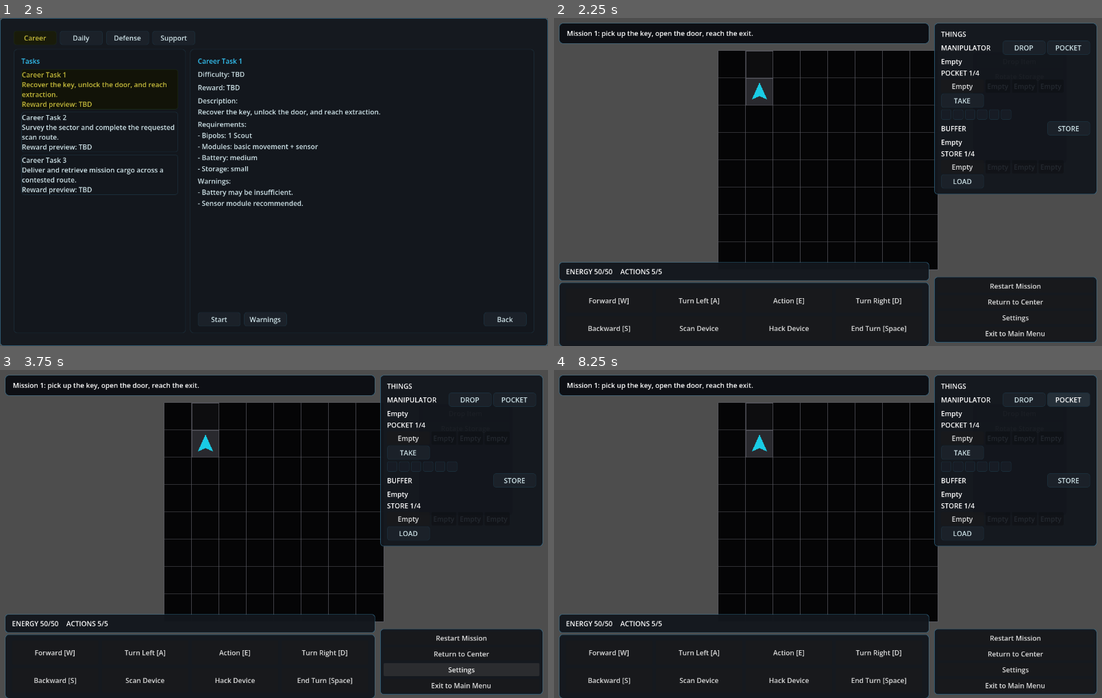
Above: before the commit, frames 1-4 (two rows, left to right).
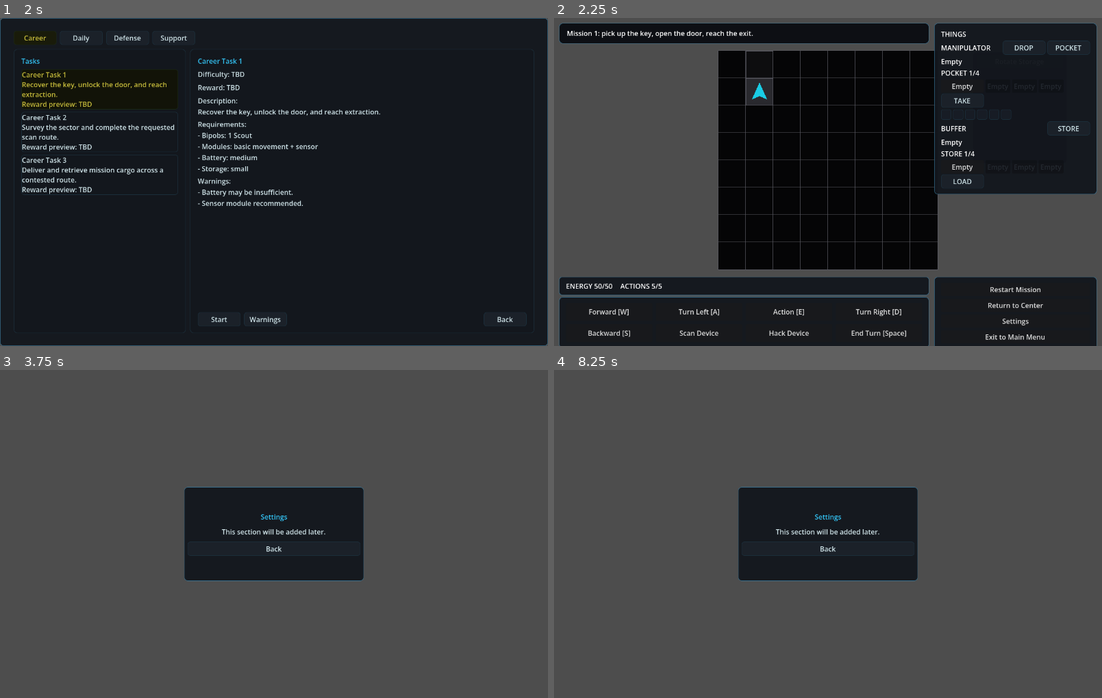
Above: after the commit, the same moments.

Repository: JUSTConnect/bibop
Game: Godot game, scene res://scenes/main.tscn
Same seed, same stepped clock (60 frames per second), same inputs: the game is played once before the commit and once after it.
Inputs (mouse positions are in pixels of both pictures, inside the frame that each line leads up to):
- Up to frame 1 (2 s): click "Играть" at 0.5 s; click "TSK" at 1.25 s
- Up to frame 2 (2.25 s): click "Start" at 2 s
- Up to frame 3 (3.75 s): click (465, 412) at 2.75 s, where only the run before the commit has a clickable "Drop Item"; click "Settings" at 3.5 s
- Up to frame 4 (8.25 s): click (1014, 638) at 4.25 s, where only the run before the commit has a clickable "Restart Mission"; click (1014, 638) at 5 s, where only the run before the commit has a clickable "Restart Mission"; click (1014, 638) at 5.75 s, where only the run before the commit has a clickable "Restart Mission"; click (1019, 429) at 6.5 s, where only the run before the commit has a clickable "Rotate Storage"; click (1025, 399) at 7.25 s, where only the run before the commit has a clickable "DROP"; click (1069, 399) at 8 s, where only the run before the commit has a clickable "POCKET"

Frame 1 is identical in both runs. In frame 2, 5.7% of the frame differs, in the area x 0-100%, y 74-100%; in frame 3, 67%; in frame 4, 67%, in the area x 0-100%, y 1-100%.

Commit message:
Fix runtime HUD mission column layout and button handlers

Diff:
--- a/scripts/ui/game_ui.gd
+++ b/scripts/ui/game_ui.gd
@@ -3151,10 +3151,11 @@
 
 	var margin: float = _get_runtime_margin()
 	var top_panel_height: float = _get_runtime_top_panel_height()
-	var bottom_panel_height: float = _get_runtime_bottom_panel_height()
+	var bottom_area_height: float = _get_runtime_bottom_panel_height()
 	var sidebar_width: float = _get_runtime_sidebar_width()
 	var viewport: Vector2 = _get_viewport_size()
 	var stats_height: float = 34.0
+	var bottom_y: float = viewport.y - bottom_area_height - margin
 
 	var objective_panel := PanelContainer.new()
 	objective_panel.name = "ObjectivePanel"
@@ -3199,8 +3200,8 @@
 
 	var bottom_left_vbox := VBoxContainer.new()
 	bottom_left_vbox.name = "RuntimeBottomLeft"
-	bottom_left_vbox.position = Vector2(margin, viewport.y - bottom_panel_height - stats_height - margin)
-	bottom_left_vbox.size = Vector2(maxf(viewport.x - sidebar_width - margin * 3.0, 200.0), bottom_panel_height + stats_height)
+	bottom_left_vbox.position = Vector2(margin, bottom_y)
+	bottom_left_vbox.size = Vector2(maxf(viewport.x - sidebar_width - margin * 3.0, 200.0), bottom_area_height)
 	bottom_left_vbox.add_theme_constant_override("separation", 4)
 	root.add_child(bottom_left_vbox)
 
@@ -3209,13 +3210,13 @@
 
 	var controls_panel := _create_runtime_controls_panel()
 	controls_panel.size_flags_horizontal = Control.SIZE_EXPAND_FILL
-	controls_panel.custom_minimum_size = Vector2(0, bottom_panel_height)
+	controls_panel.custom_minimum_size = Vector2(0, maxf(bottom_area_height - stats_height - 4.0, 88.0))
 	controls_panel.add_theme_stylebox_override("panel", _make_panel_style(UI_COLOR_PANEL, UI_COLOR_BORDER, 1, 8))
 	bottom_left_vbox.add_child(controls_panel)
 
 	var mission_panel: PanelContainer = _create_runtime_mission_panel()
-	mission_panel.position = Vector2(viewport.x - sidebar_width - margin, viewport.y - bottom_panel_height - margin)
-	mission_panel.size = Vector2(sidebar_width, bottom_panel_height)
+	mission_panel.position = Vector2(viewport.x - sidebar_width - margin, bottom_y)
+	mission_panel.size = Vector2(sidebar_width, bottom_area_height)
 	root.add_child(mission_panel)
 
 
@@ -3334,24 +3335,34 @@
 	panel.name = "RuntimeMissionPanel"
 	panel.visible = true
 	panel.add_theme_stylebox_override("panel", _make_panel_style(UI_COLOR_PANEL, UI_COLOR_BORDER, 1, 8))
+	var margin := MarginContainer.new()
+	margin.add_theme_constant_override("margin_left", 8)
+	margin.add_theme_constant_override("margin_top", 8)
+	margin.add_theme_constant_override("margin_right", 8)
+	margin.add_theme_constant_override("margin_bottom", 8)
+	panel.add_child(margin)
 	var vbox := VBoxContainer.new()
 	vbox.add_theme_constant_override("separation", 6)
-	vbox.add_theme_constant_override("margin_left", 8)
-	vbox.add_theme_constant_override("margin_top", 8)
-	vbox.add_theme_constant_override("margin_right", 8)
-	vbox.add_theme_constant_override("margin_bottom", 8)
-	panel.add_child(vbox)
+	margin.add_child(vbox)
 	if restart_mission_button != null:
 		restart_mission_button.text = "Restart Mission"
+		restart_mission_button.custom_minimum_size = Vector2(0, 30)
+		restart_mission_button.size_flags_vertical = Control.SIZE_EXPAND_FILL
 		_safe_reparent_control(restart_mission_button, vbox)
 	if return_to_box_button != null:
 		return_to_box_button.text = "Return to Center"
+		return_to_box_button.custom_minimum_size = Vector2(0, 30)
+		return_to_box_button.size_flags_vertical = Control.SIZE_EXPAND_FILL
 		_safe_reparent_control(return_to_box_button, vbox)
 	if settings_button != null:
 		settings_button.text = "Settings"
+		settings_button.custom_minimum_size = Vector2(0, 30)
+		settings_button.size_flags_vertical = Control.SIZE_EXPAND_FILL
 		_safe_reparent_control(settings_button, vbox)
 	if exit_main_menu_button != null:
 		exit_main_menu_button.text = "Exit to Main Menu"
+		exit_main_menu_button.custom_minimum_size = Vector2(0, 30)
+		exit_main_menu_button.size_flags_vertical = Control.SIZE_EXPAND_FILL
 		_safe_reparent_control(exit_main_menu_button, vbox)
 	return panel
 
@@ -3558,11 +3569,6 @@
 	if end_turn_button != null:
 		end_turn_button.focus_mode = Control.FOCUS_NONE
 
-	drop_item_button = Button.new()
-	drop_item_button.name = "DropItemButton"
-	drop_item_button.text = "Drop Item"
-	drop_item_button.focus_mode = Control.FOCUS_NONE
-
 	rotate_storage_button = Button.new()
 	rotate_storage_button.name = "RotateStorageButton"
 	rotate_storage_button.text = "Rotate Storage"
@@ -3576,8 +3582,6 @@
 	if command_panel != null:
 		command_list = command_panel.get_node_or_null("CommandList")
 	if command_list != null:
-		command_list.add_child(drop_item_button)
-		drop_item_button.pressed.connect(_on_drop_item_button_pressed)
 		command_list.add_child(rotate_storage_button)
 		rotate_storage_button.pressed.connect(_on_rotate_storage_button_pressed)
 		command_list.add_child(scan_device_button)
@@ -3604,13 +3608,13 @@
 		settings_button.name = "SettingsButton"
 		settings_button.text = "Settings"
 		settings_button.focus_mode = Control.FOCUS_NONE
-		settings_button.pressed.connect(func() -> void: show_hint("Settings are not available yet."))
+		settings_button.pressed.connect(_on_runtime_settings_pressed)
 		command_list.add_child(settings_button)
 		exit_main_menu_button = Button.new()
 		exit_main_menu_button.name = "ExitMainMenuButton"
 		exit_main_menu_button.text = "Exit to Main Menu"
 		exit_main_menu_button.focus_mode = Control.FOCUS_NONE
-		exit_main_menu_button.pressed.connect(func() -> void: show_hint("Exit to Main Menu is not available yet."))
+		exit_main_menu_button.pressed.connect(_on_runtime_exit_to_main_menu_pressed)
 		command_list.add_child(exit_main_menu_button)
 
 	_apply_runtime_hud_layout()
@@ -5763,6 +5767,9 @@
 func _on_runtime_return_to_center_pressed() -> void:
 	show_center_screen()
 
+func _on_runtime_settings_pressed() -> void:
+	show_placeholder_screen("Settings")
+
 func _on_runtime_exit_to_main_menu_pressed() -> void:
 	show_main_menu_screen()
 
